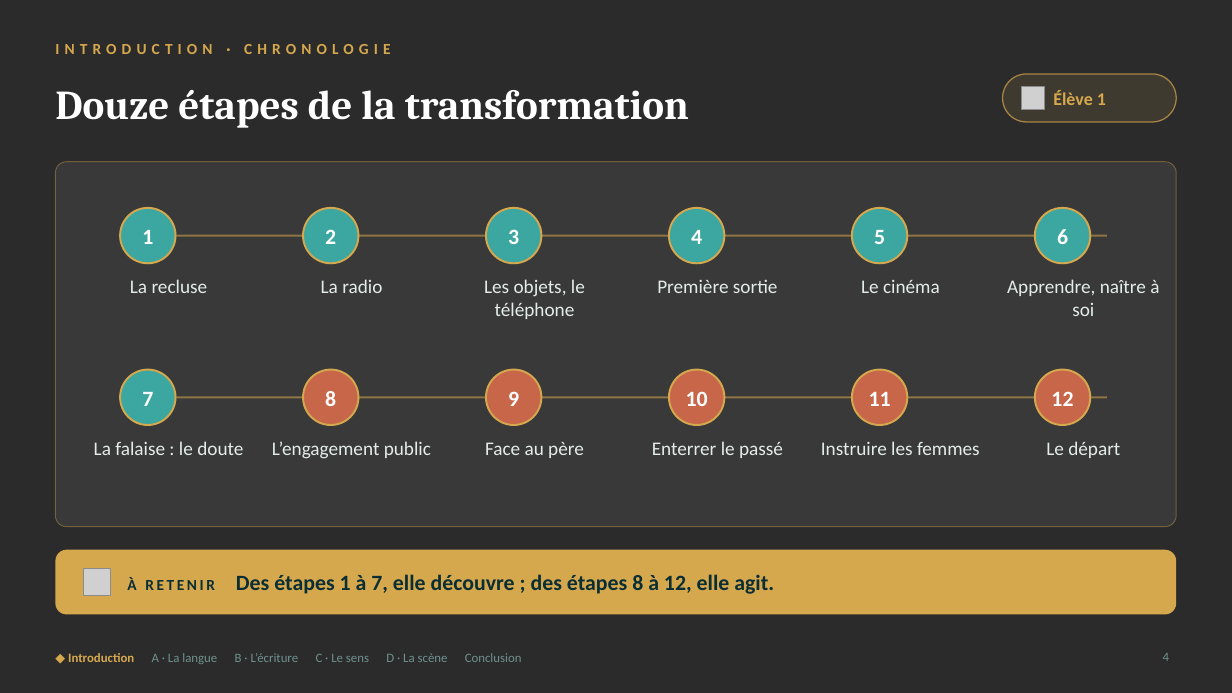
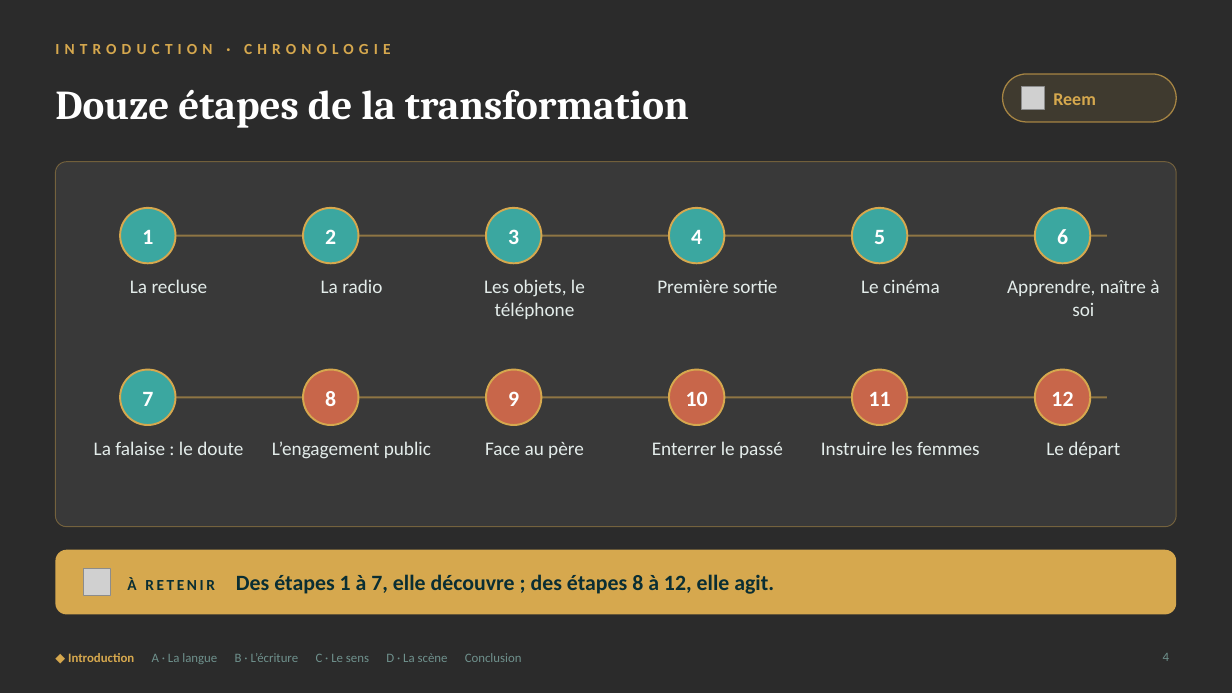
Before and after one commit to Veynoris/Francais-work, a slide deck: slide 4 of output/G4_Presentation.pptx. Drawn at 1232x693 pixels with LibreOffice and Linux fonts; fonts in the diff are those of the drawing; grey boxes stand for pictures; background and template pictures are left out; a plain dark background stands for a picture behind light text. Boxes give left, top, right and bottom in pixels: in the first picture for what was removed or moved away, otherwise in the second. Text is boxed around its words. In the diff, an @@ line names an element or a change of style, - is before the commit and + after.

```diff
--- a/output/G4_Presentation.pptx
+++ b/output/G4_Presentation.pptx
@@ text at (1053,93,1096,105): text changed @@
-Élève 1
+Reem
```
Also in this commit, not shown: 21 other slides changed, 5 other files.
